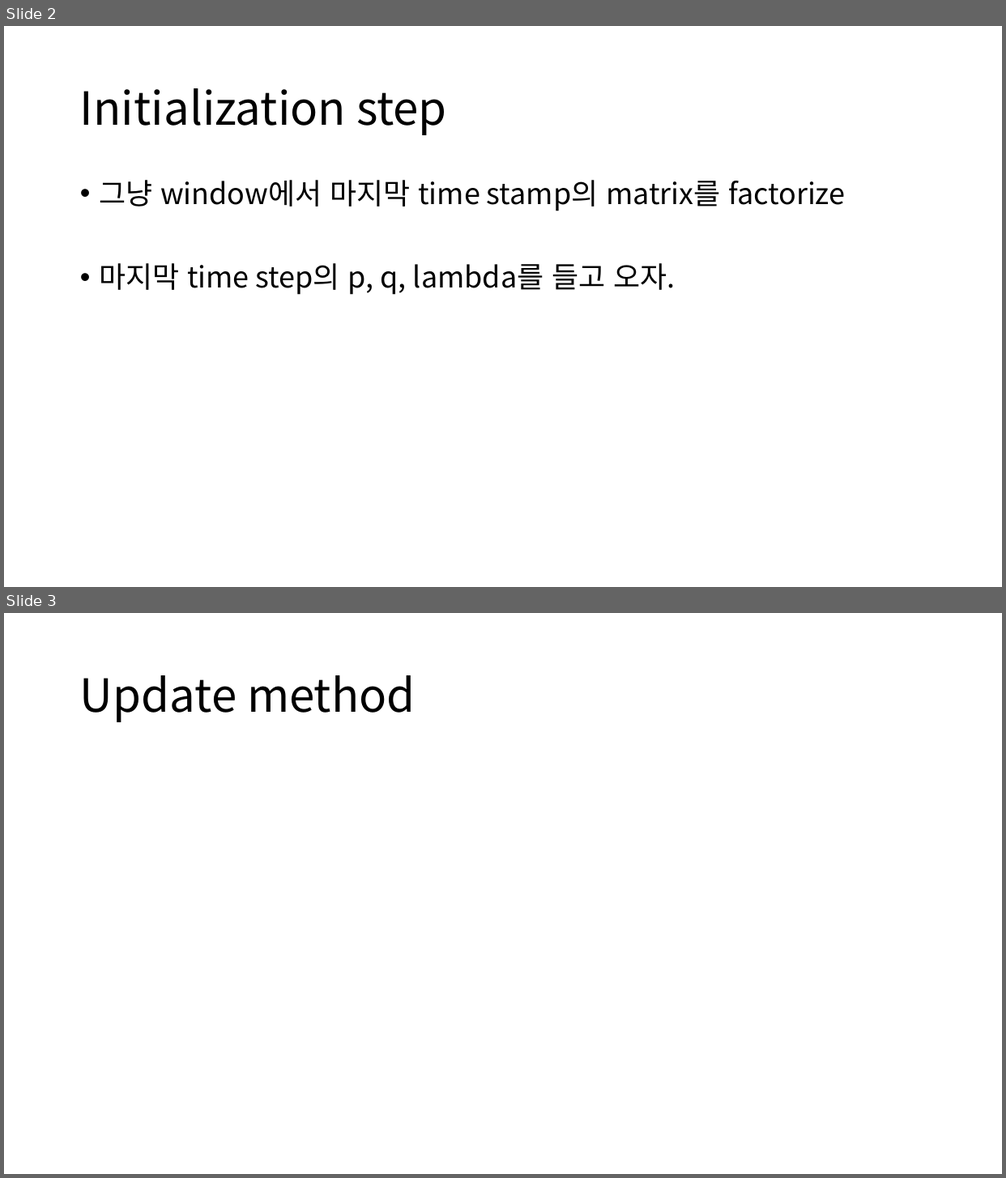
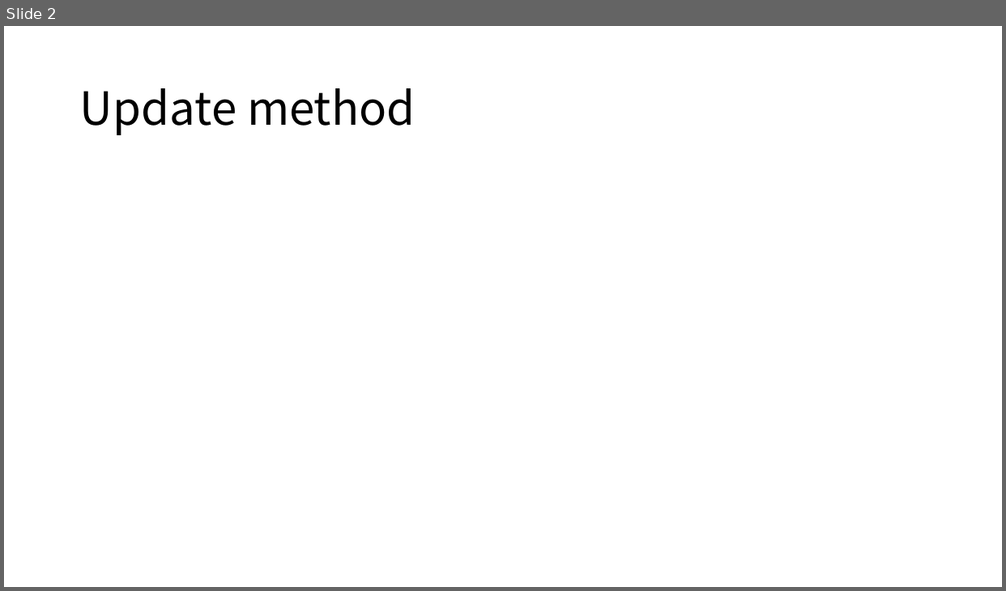
Before and after one commit to kbrother/19-fire-alarm, a slide deck: model.pptx. Shown one above the other, each under a label of ours: slides 2 and 3 before the commit, slide 2 after it. The pictures are 1006x1178 and 1006x591 pixels, drawn with LibreOffice and Linux fonts; fonts in the diff are those of the drawing; grey boxes stand for pictures. Boxes give left, top, right and bottom in pixels: in the first picture for what was removed or moved away, otherwise in the second. Text is boxed around its words. In the diff, an @@ line names an element or a change of style, - is before the commit and + after.

```diff
--- a/model.pptx
+++ b/model.pptx
@@ slide 2 removed at <box>4,26,1002,587</box>, background #FFFFFF @@
@@ title removed at <box>80,88,447,135</box> @@
-Initialization step
@@ text removed at <box>99,180,845,295</box> @@
-• 그냥 window에서 마지막 time stamp의 matrix를 factorize
-• 마지막 time step의 p, q, lambda를 들고 오자.
@@ what was slide 3 is now slide 2 @@
```
Also in this commit, not shown: 1 slide added, 1 other slide removed, 8 other files.
